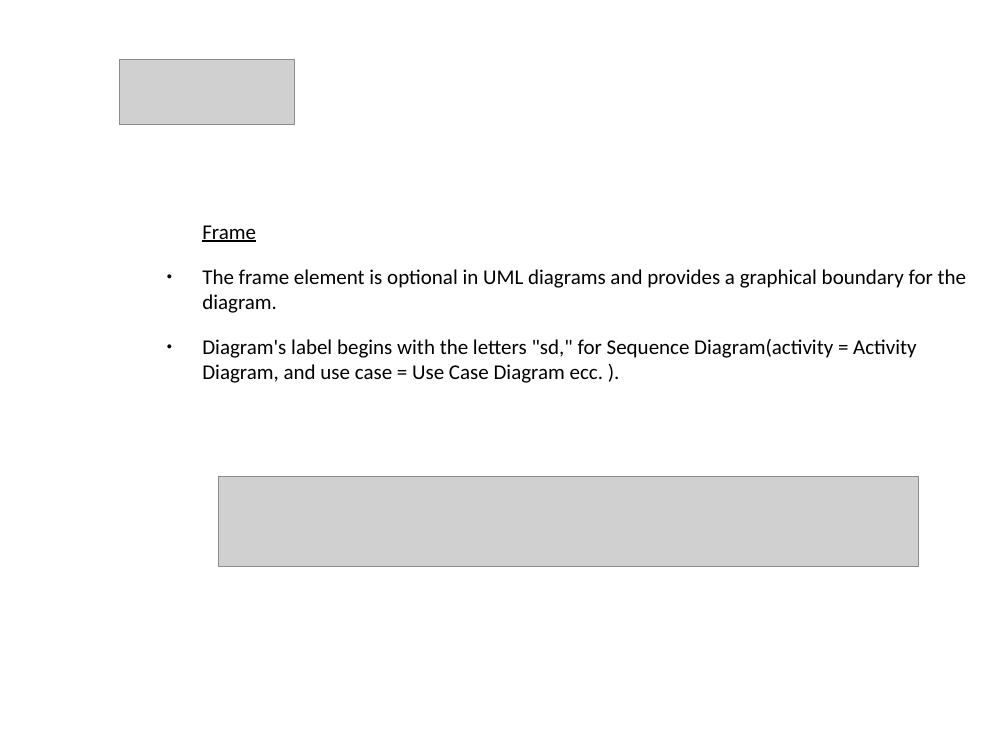
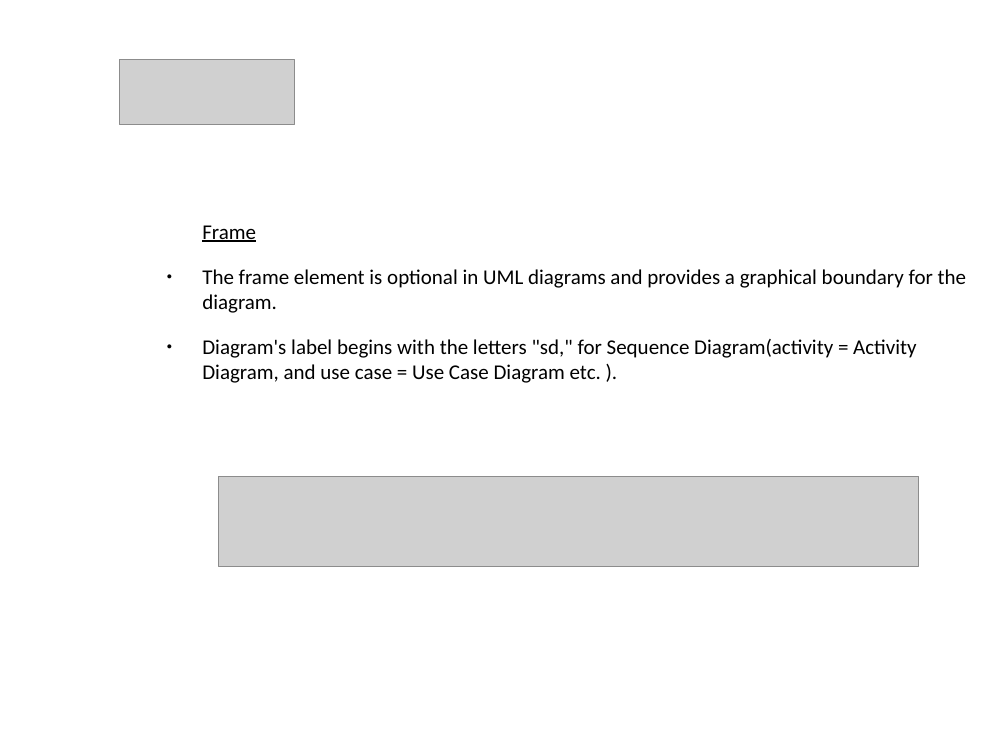
Before and after one commit to mbesutti/Learning-1, a slide deck: slide 7 of Diagrammi/Sequence Diagram.odp. Drawn at 1008x756 pixels with LibreOffice and Linux fonts; fonts in the diff are those of the drawing; grey boxes stand for pictures; background and template pictures are left out. Boxes give left, top, right and bottom in pixels: in the first picture for what was removed or moved away, otherwise in the second. Text is boxed around its words. In the diff, an @@ line names an element or a change of style, - is before the commit and + after.

```diff
--- a/Diagrammi/Sequence Diagram.odp
+++ b/Diagrammi/Sequence Diagram.odp
@@ text at bbox=[202, 339, 916, 383]: text changed @@
-● Diagram's label begins with the letters "sd," for Sequence Diagram(activity = Activity Diagram, and use case = Use Case Diagram ecc. ).
+● Diagram's label begins with the letters "sd," for Sequence Diagram(activity = Activity Diagram, and use case = Use Case Diagram etc. ).
```
Also in this commit, not shown: 3 other slides changed.
